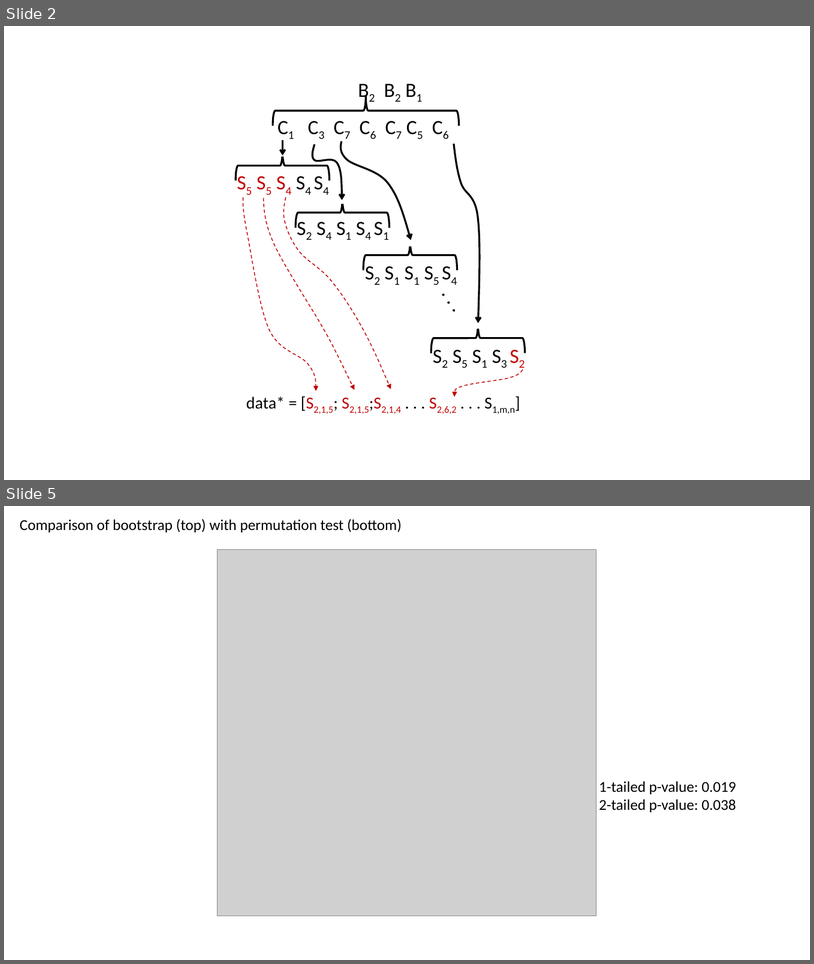
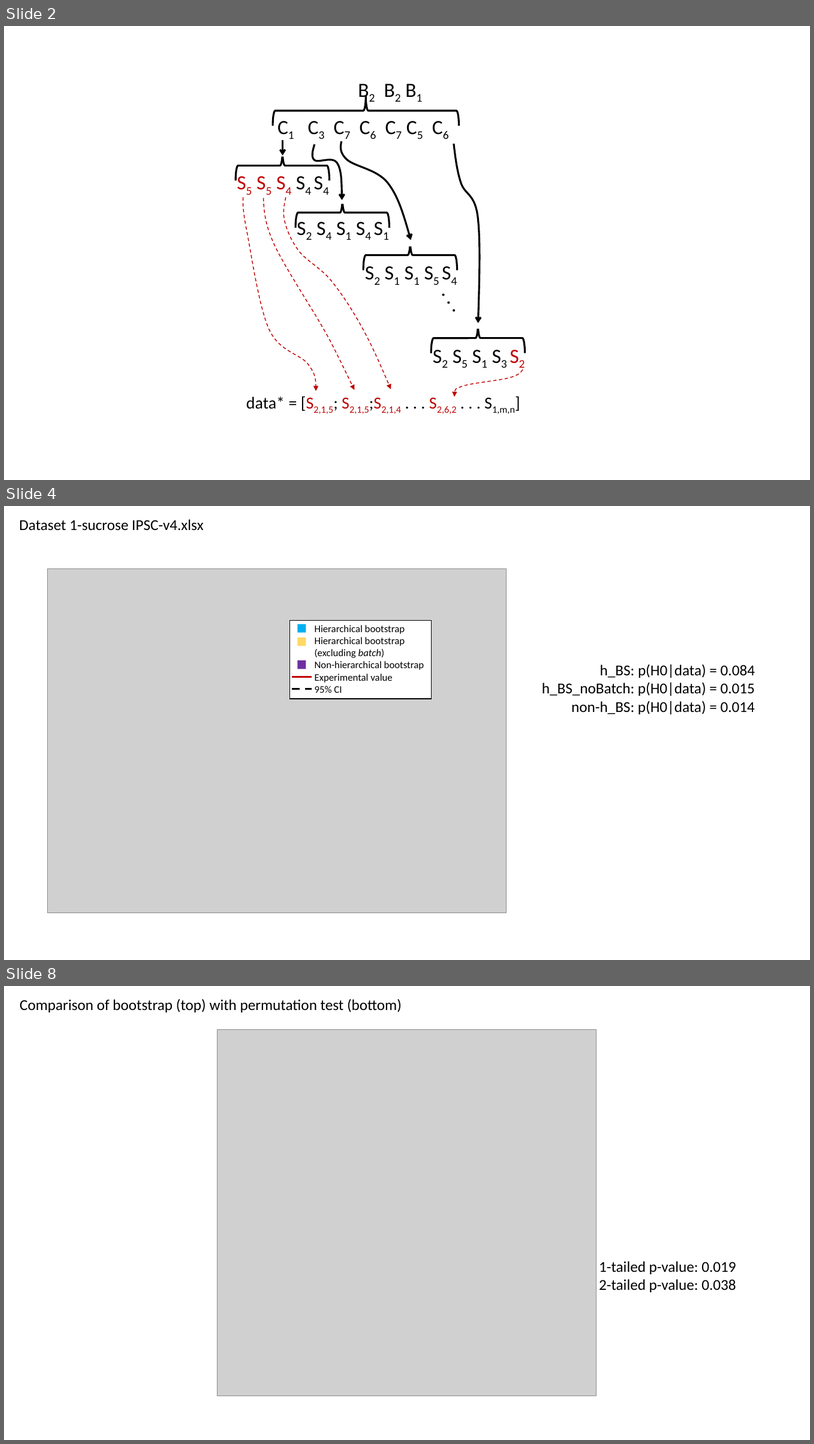
Before and after one commit to rickborn/Munc13-Paper, a slide deck: Results/hierarchical_bootstrap_figures.pptx. Shown one above the other, each under a label of ours: slides 2 and 5 before the commit, slides 2, 4 and 8 after it; the slides between them are not shown. The pictures are 814x964 and 814x1444 pixels, drawn with LibreOffice and Linux fonts; fonts in the diff are those of the drawing; grey boxes stand for pictures. Boxes give left, top, right and bottom in pixels: in the first picture for what was removed or moved away, otherwise in the second. Text is boxed around its words. In the diff, an @@ line names an element or a change of style, - is before the commit and + after.

Commit message:
ICC extended
New analyses and results (figures) for intra-cluster correlations in the Kaeser lab data.

```diff
--- a/Results/hierarchical_bootstrap_figures.pptx
+++ b/Results/hierarchical_bootstrap_figures.pptx
@@ slide 4 added at (x1=4, y1=506, x2=810, y2=960), background #FFFFFF @@
@@ text added at (x1=19, y1=519, x2=203, y2=531), 18 pt, text #000000 @@
+Dataset 1-sucrose IPSC-v4.xlsx
@@ picture added at (x1=48, y1=568, x2=506, y2=913) @@
@@ group added at (x1=290, y1=621, x2=432, y2=699): 4 rectangles, 2 lines, 1 text @@
+Hierarchical bootstrap
+Hierarchical bootstrap
+(excluding batch)
+Non-hierarchical bootstrap
+Experimental value
+95% CI
@@ text added at (x1=542, y1=664, x2=755, y2=714), 18 pt, text #000000 @@
+h_BS: p(H0|data) = 0.084
+h_BS_noBatch: p(H0|data) = 0.015
+non-h_BS: p(H0|data) = 0.014
@@ what was slide 5 is now slide 8 @@
```
Also in this commit, not shown: 2 slides changed, 3 other slides added, 1 slide removed, 5 other files.
